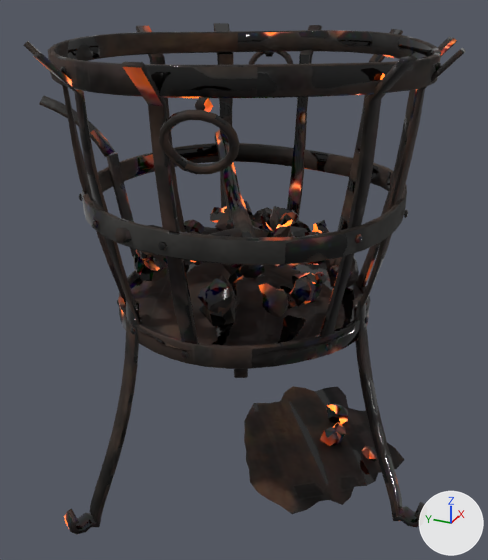
Before and after pictures for a commit that changed the glTF model render-output/b4-props/b4p_brazier_cage/b4p_brazier_cage.glb.
One viewpoint serves both versions: a camera (50 mm lens) standing at (-1.091, -0.494, 1.0) and looking at (0.002, -0.002, 0.454). Lighting does not change. The marker at lower right points along +X, +Y and +Z. The older version comes first. Vertices at exactly the same position are counted once.

Objects in the first picture: 'b4p_brazier_cage'.
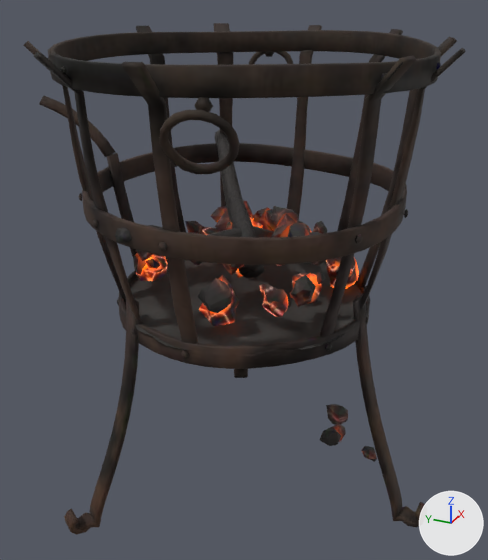
The newer file is also turned or shifted as a whole; pictures and numbers use the older file's frame.

What the commit changed:
me_b4p_brazier_cage is used by ob_b4p_brazier_cage; location (0.0, 0.0, 0.0).
me_b4p_brazier_cage had 5636 vertices, 10728 faces and spanned x -0.379..0.379, y -0.404..0.404, z 0.0..0.901.
me_b4p_brazier_cage now has 5116 vertices, 9730 faces and spans x -0.379..0.358, y -0.404..0.404, z 0.0..0.901.
me_b4p_brazier_cage part 1: the loose piece of 40 vertices spanning x -0.101..0.379, y -0.325..0.068, z 0.008..0.012 is deleted.
me_b4p_brazier_cage part 2: 1 vertex moved within x -0.069, y 0.018, z 0.553; 480 vertices removed from x -0.114..0.177, y -0.208..0.174, z 0.466..0.573.
me_b4p_brazier_cage part 3: 9382 kept faces spanning x -0.379..0.358, y -0.404..0.404, z 0.0..0.901 get new texture (UV) coordinates.

Location of each change, (x1, y1, x2, y2) in pixels of the pictures (488 x 560 px):
part 1 of me_b4p_brazier_cage, deleted: before (244, 386, 404, 514)
part 2 of me_b4p_brazier_cage, cut back: before (136, 206, 351, 285)
part 3 of me_b4p_brazier_cage, surface changed: (29, 23, 466, 535) in both
